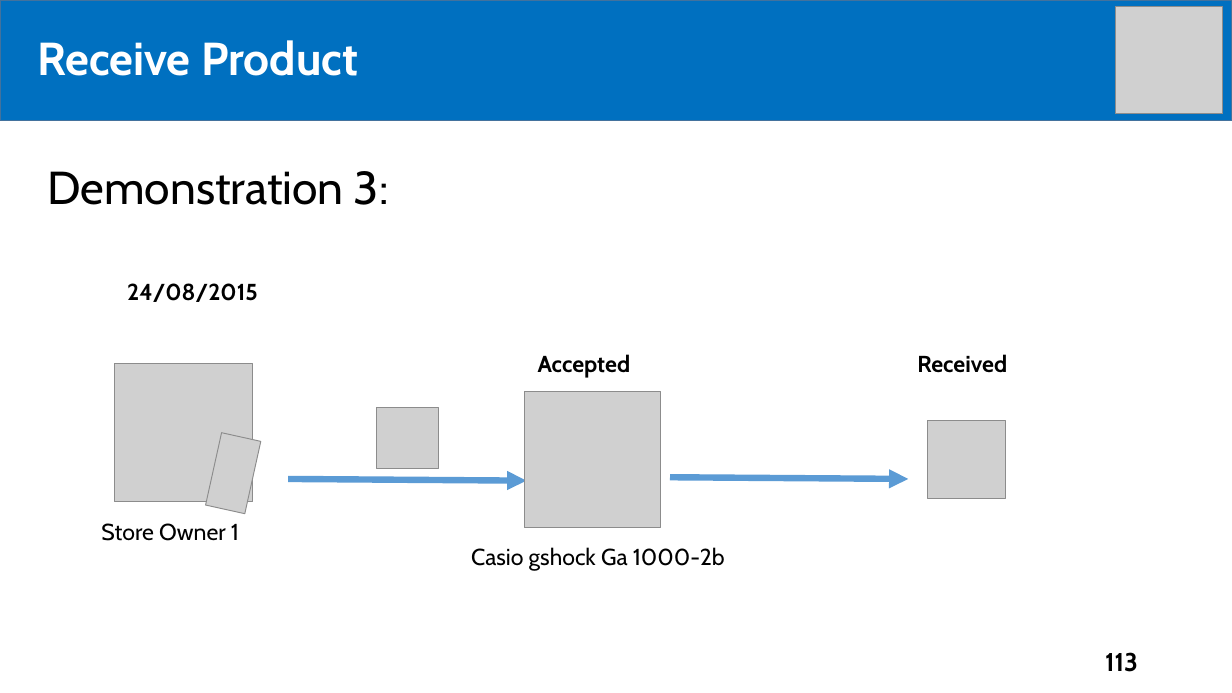
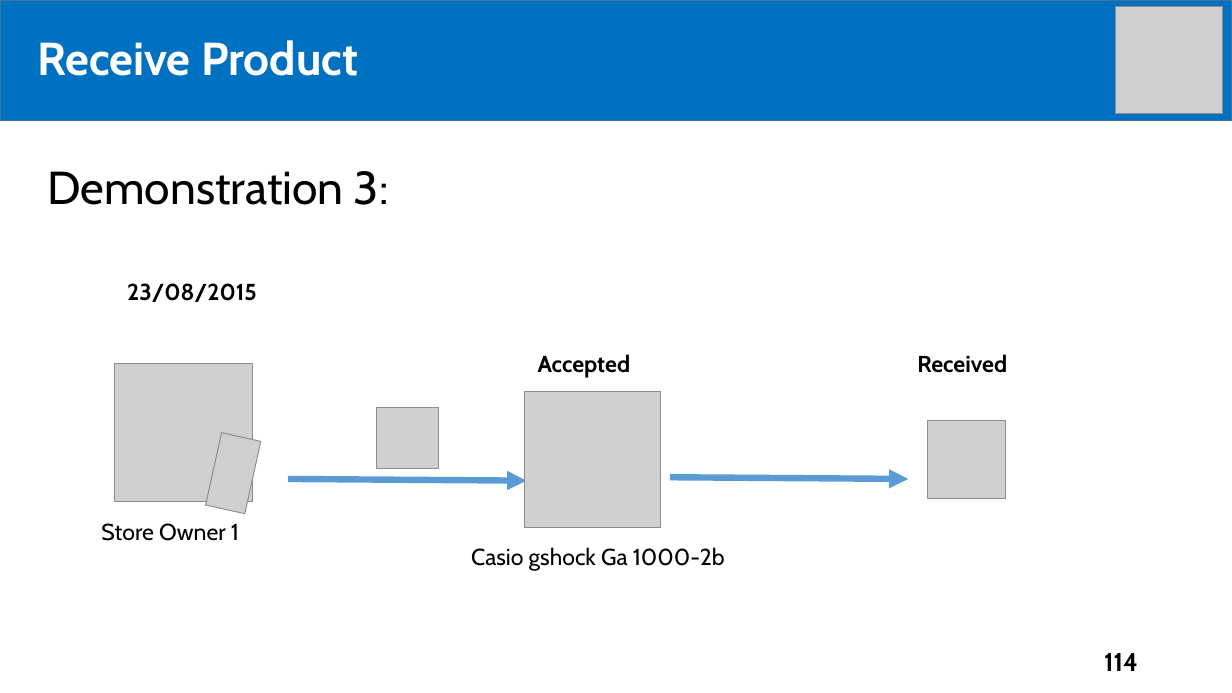
Before and after one commit to tiendan3108/CP, a slide deck: slide 114 of Source/Presentation/PreFinalPresentation.pptx (slide 113 before the commit). Drawn at 1232x693 pixels with LibreOffice and Linux fonts; fonts in the diff are those of the drawing; grey boxes stand for pictures. Boxes give left, top, right and bottom in pixels: in the first picture for what was removed or moved away, otherwise in the second. Text is boxed around its words. In the diff, an @@ line names an element or a change of style, - is before the commit and + after.

```diff
--- a/Source/Presentation/PreFinalPresentation.pptx
+++ b/Source/Presentation/PreFinalPresentation.pptx
@@ text at (127, 283, 257, 302): text changed @@
-24/08/2015
+23/08/2015
@@ page number at (1104, 653, 1138, 671): text changed @@
-113
+114
```
Also in this commit, not shown: 11 other slides changed, 9 slides added, 3 slides removed.
